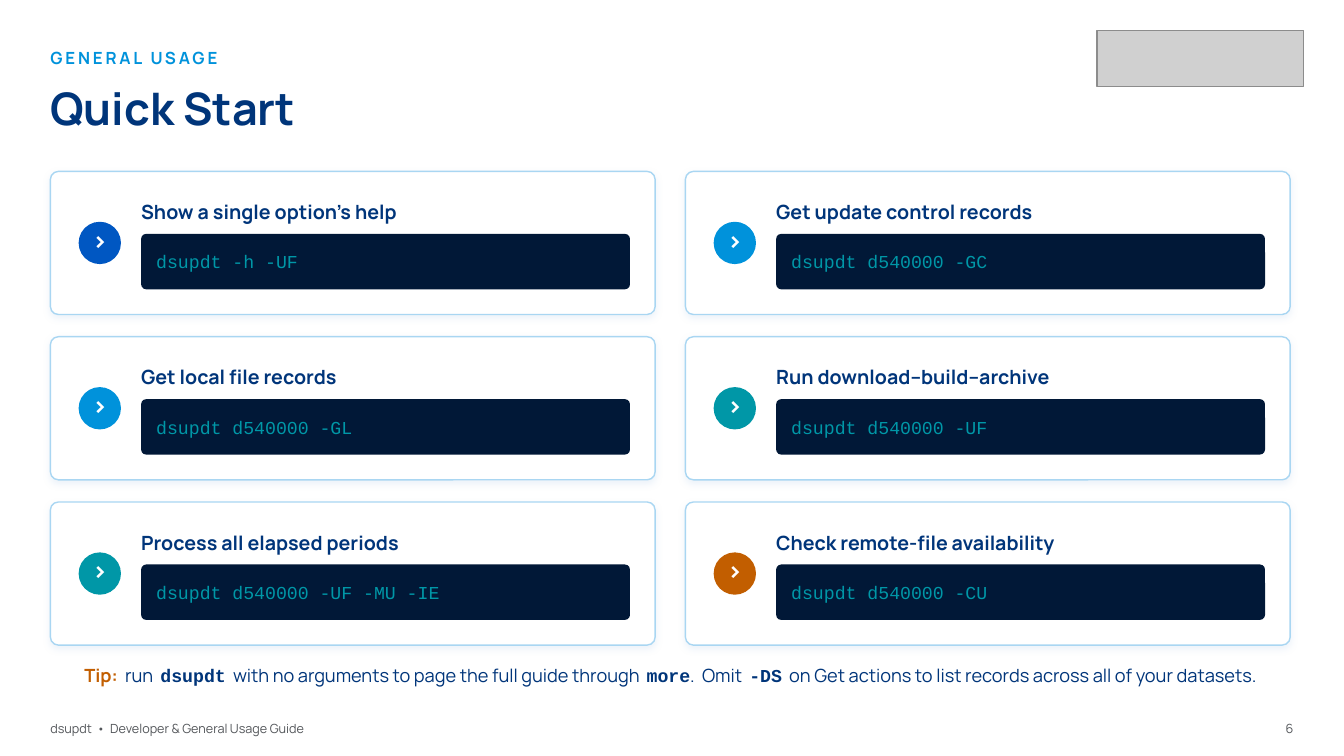
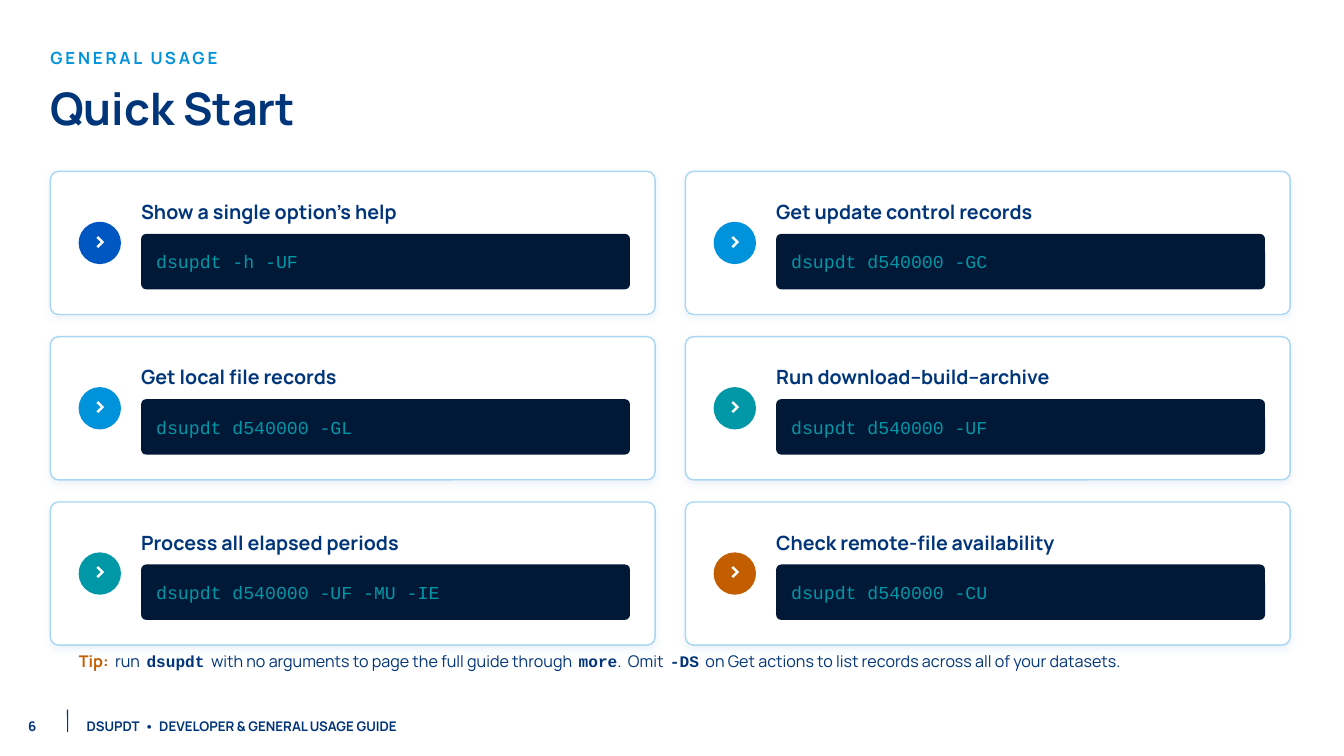
Before and after one commit to NCAR/rda-python-dsupdt, a slide deck: slide 7 of docs/slides/dsupdt_guide.pptx. Drawn at 1344x756 pixels with LibreOffice and Linux fonts; fonts in the diff are those of the drawing; grey boxes stand for pictures; background and template pictures are left out. Boxes give left, top, right and bottom in pixels: in the first picture for what was removed or moved away, otherwise in the second. Text is boxed around its words. In the diff, an @@ line names an element or a change of style, - is before the commit and + after.

Commit message:
align guide deck with the NSF NCAR GDEX 2026 template
Rebuild the cover from the template "Cover - Blue" layout, put the content
slides on the interior content chrome (field art, NSF|NCAR mark, GDEX
lockup, numbered footer) and close on the "Bold Statement" layout.

The static chrome lives on slide masters, which also works around a
pptxgenjs rels-id collision that corrupted slides carrying both a
hyperlink and a slide-level background image.

Bottom content strips were pulled in so they clear the lockup and the
footer, and slides whose content fills the bottom-right corner use a
lockup-free master rather than showing a clipped logo.

```diff
--- a/docs/slides/dsupdt_guide.pptx
+++ b/docs/slides/dsupdt_guide.pptx
@@ picture removed at <box>1097,30,1304,87</box> @@
@@ text "Tip: run dsupdt with no ...": place and size @@
-text "Tip: run dsupdt with no ..." at <box>84,668,1257,687</box>
+text "Tip: run dsupdt with no ..." at <box>79,655,1121,671</box>
@@ text "Tip: run dsupdt with no ..." at <box>79,655,1121,671</box>: size 13 to 11.5 pt @@
@@ text "6": place and size @@
-text "6" at <box>1286,723,1294,733</box>
+text "6" at <box>28,721,36,731</box>
@@ text "6" at <box>28,721,36,731</box>: size 9 to 9.5 pt, text colour #53565A to #00357A, bold on; alignment right to left @@
@@ line added from (68, 710) to (68, 732), #00357A 0.75 pt @@
@@ text at <box>87,721,397,732</box>: text changed; size 9 to 9.5 pt; text colour #53565A to #00357A; bold on @@
-dsupdt • Developer & General Usage Guide
+DSUPDT • DEVELOPER & GENERAL USAGE GUIDE
```
Also in this commit, not shown: 26 other slides changed, 6 other files.
